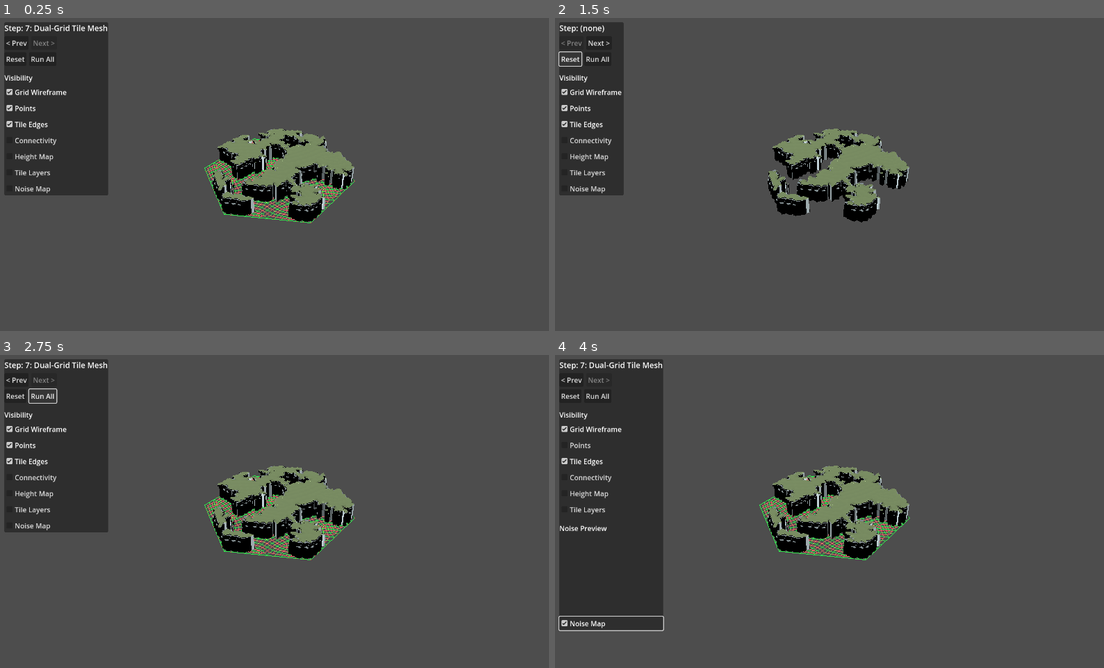
Above: before the commit, frames 1-4 (two rows, left to right).
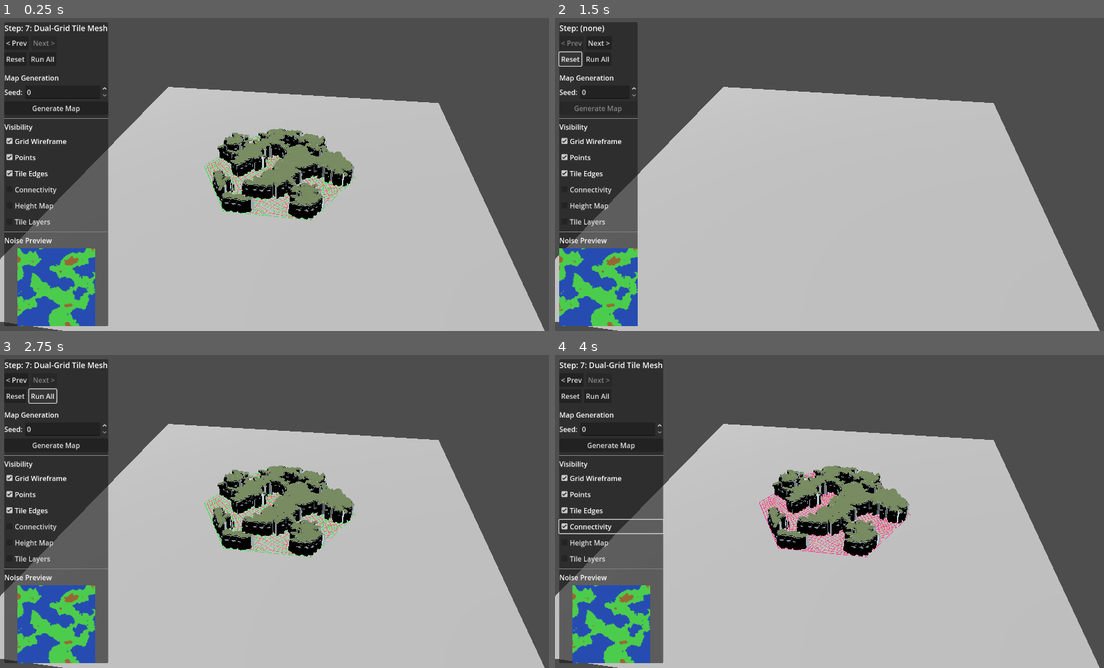
Above: after the commit, the same moments.

Repository: lucasbiancogs/map_generation
Game: Godot game, scene res://scenes/organic_grid.tscn
Same seed, same stepped clock (60 frames per second), same inputs: the game is played once before the commit and once after it.
Inputs (mouse positions are in pixels of both pictures, inside the frame that each line leads up to):
- Up to frame 1 (0.25 s): no input
- Up to frame 2 (1.5 s): click "< Prev" at 0.5 s; click "Reset" at 1.25 s
- Up to frame 3 (2.75 s): click "Run All" at 2 s
- Up to frame 4 (4 s): click (609, 445) at 2.75 s, where only the run after the commit has a clickable "Generate Map"; click (609, 527) at 3.5 s, where only the run before the commit has a clickable "Noise Map"

The runs differ from the first frame. In frame 1, 54% of the frame differs, in the area x 0-100%, y 18-100%; in frame 2, 61%, in the area x 0-100%, y 1-100%; in frame 3, 54%; in frame 4, 56%.

Commit message:
Add map generation controls to StepController UI
Add seed input, generate button, and reset/regenerate methods to
MapGeneration. StepController now resets map generation alongside
grid, and allows changing seed and regenerating the map on demand.

Diff:
--- a/scenes/organic_grid.tscn
+++ b/scenes/organic_grid.tscn
@@ -6,6 +6,7 @@
 [ext_resource type="Script" uid="uid://dgk776q3lhcem" path="res://scripts/grid_visualizer.gd" id="4_0chaf"]
 [ext_resource type="Script" uid="uid://kyknpmdof72h" path="res://scripts/step_controller.gd" id="5_dibcg"]
 [ext_resource type="Script" uid="uid://cvxviq117ve3p" path="res://scripts/tile_hover.gd" id="6_uk1j6"]
+[ext_resource type="PackedScene" uid="uid://c730m1a2almku" path="res://scenes/tiles/Water.tscn" id="7_enksl"]
 
 [node name="Main" type="Node3D"]
 
@@ -26,11 +27,12 @@
 layer_height = 1.0
 
 [node name="GridVisualizer" type="Node3D" parent="." node_paths=PackedStringArray("grid", "map_gen")]
+transform = Transform3D(1, 0, 0, 0, 1, 0, 0, 0, 1, 0, 0.5, 0)
 script = ExtResource("4_0chaf")
 grid = NodePath("../OrganicGrid")
 map_gen = NodePath("../MapGeneration")
 
-[node name="StepController" type="Control" parent="." node_paths=PackedStringArray("grid", "visualizer")]
+[node name="StepController" type="Control" parent="." node_paths=PackedStringArray("grid", "visualizer", "map_gen")]
 layout_mode = 3
 anchors_preset = 15
 anchor_right = 1.0
@@ -41,8 +43,12 @@
 script = ExtResource("5_dibcg")
 grid = NodePath("../OrganicGrid")
 visualizer = NodePath("../GridVisualizer")
+map_gen = NodePath("../MapGeneration")
 
 [node name="TileHover" type="Node3D" parent="." node_paths=PackedStringArray("_grid", "_map_gen")]
 script = ExtResource("6_uk1j6")
 _grid = NodePath("../OrganicGrid")
 _map_gen = NodePath("../MapGeneration")
+
+[node name="Water" parent="." instance=ExtResource("7_enksl")]
+transform = Transform3D(1, 0, 0, 0, 1, 0, 0, 0, 1, 0, 0.5, 0)
--- a/scenes/regular_grid.tscn
+++ b/scenes/regular_grid.tscn
@@ -29,7 +29,7 @@
 grid = NodePath("../RegularGrid")
 map_gen = NodePath("../MapGeneration")
 
-[node name="StepController" type="Control" parent="." node_paths=PackedStringArray("grid", "visualizer")]
+[node name="StepController" type="Control" parent="." node_paths=PackedStringArray("grid", "visualizer", "map_gen")]
 layout_mode = 3
 anchors_preset = 15
 anchor_right = 1.0
@@ -40,6 +40,7 @@
 script = ExtResource("5_onprj")
 grid = NodePath("../RegularGrid")
 visualizer = NodePath("../GridVisualizer")
+map_gen = NodePath("../MapGeneration")
 
 [node name="TileHover" type="Node3D" parent="." node_paths=PackedStringArray("_grid", "_map_gen")]
 script = ExtResource("6_mp2sy")
--- a/scenes/tiles/Water.tscn
+++ b/scenes/tiles/Water.tscn
@@ -5,3 +5,4 @@
 [node name="Water" type="Node3D"]
 
 [node name="Mesh" parent="." instance=ExtResource("1_mesh")]
+transform = Transform3D(3, 0, 0, 0, 1, 0, 0, 0, 3, 0, 0, 0)
--- a/scripts/map_generation.gd
+++ b/scripts/map_generation.gd
@@ -7,7 +7,7 @@
 ## Vertical distance between stacked layers.
 @export_range(0.1, 2.0) var layer_height: float = 0.5
 ## Maximum height a point can be set to.
-@export_range(1, 5) var max_height: int = 3
+@export_range(1, 5) var max_height: int = 2
 
 @export_group("Noise Height Map")
 ## Seed for Perlin noise generation.
@@ -18,7 +18,7 @@
 ## Each entry: {"noise": threshold, "height": level}. Must be sorted by noise ascending.
 @export var noise_height_thresholds: Array[Dictionary] = [
 	{"noise": 0.5, "height": 0},
-	{"noise": 0.8, "height": 1},
+	{"noise": 0.65, "height": 1},
 	{"noise": 1, "height": 2},
 ]
 
@@ -113,6 +113,24 @@
 	place_tiles()
 
 
+## Clears all generated map data (height map, tiles, noise).
+func reset() -> void:
+	height_map.clear()
+	noise_values.clear()
+	quad_tile_layers.clear()
+	_quad_canonical_corners.clear()
+	_quad_rotation_offsets.clear()
+	if _tiles_container:
+		_tiles_container.free()
+		_tiles_container = null
+
+
+## Regenerates everything from scratch using current settings.
+func regenerate() -> void:
+	reset()
+	_init_height_map()
+
+
 ## Generates the height map from Perlin noise using the configured thresholds.
 func _generate_noise_height_map() -> void:
 	var noise := FastNoiseLite.new()
--- a/scripts/step_controller.gd
+++ b/scripts/step_controller.gd
@@ -11,6 +11,9 @@
 var _next_button: Button
 var _reset_button: Button
 var _run_all_button: Button
+var _seed_input: SpinBox
+var _generate_button: Button
+var _noise_rect: TextureRect
 
 func _ready() -> void:
 	_build_ui()
@@ -18,6 +21,7 @@
 	# Wait for MapGeneration to finish (it awaits one frame after grid).
 	await get_tree().process_frame
 	await get_tree().process_frame
+	_refresh_noise_preview()
 	visualizer.refresh()
 	_update_ui()
 
@@ -32,6 +36,7 @@
 	var vbox := VBoxContainer.new()
 	vbox.add_theme_constant_override("separation", 6)
 
+	# --- Grid Steps ---
 	_step_label = Label.new()
 	_step_label.add_theme_font_size_override("font_size", 18)
 	vbox.add_child(_step_label)
@@ -66,9 +71,38 @@
 
 	vbox.add_child(hbox2)
 
-	# Visibility toggles.
-	var sep := HSeparator.new()
-	vbox.add_child(sep)
+	# --- Map Generation ---
+	vbox.add_child(HSeparator.new())
+
+	var map_label := Label.new()
+	map_label.text = "Map Generation"
+	map_label.add_theme_font_size_override("font_size", 16)
+	vbox.add_child(map_label)
+
+	var seed_hbox := HBoxContainer.new()
+	seed_hbox.add_theme_constant_override("separation", 6)
+
+	var seed_label := Label.new()
+	seed_label.text = "Seed:"
+	seed_hbox.add_child(seed_label)
+
+	_seed_input = SpinBox.new()
+	_seed_input.min_value = 0
+	_seed_input.max_value = 99999
+	_seed_input.step = 1
+	_seed_input.value = map_gen.noise_seed if map_gen else 0
+	_seed_input.size_flags_horizontal = Control.SIZE_EXPAND_FILL
+	seed_hbox.add_child(_seed_input)
+
+	vbox.add_child(seed_hbox)
+
+	_generate_button = Button.new()
+	_generate_button.text = "Generate Map"
+	_generate_button.pressed.connect(_on_generate)
+	vbox.add_child(_generate_button)
+
+	# --- Visibility Toggles ---
+	vbox.add_child(HSeparator.new())
 
 	var toggles_label := Label.new()
 	toggles_label.text = "Visibility"
@@ -100,31 +134,19 @@
 		visualizer.refresh()
 	)
 
-	# Noise preview image (hidden by default, shown via toggle).
-	var noise_sep := HSeparator.new()
-	noise_sep.visible = false
-	vbox.add_child(noise_sep)
+	# --- Noise Preview ---
+	vbox.add_child(HSeparator.new())
 
 	var noise_label := Label.new()
 	noise_label.text = "Noise Preview"
 	noise_label.add_theme_font_size_override("font_size", 16)
-	noise_label.visible = false
 	vbox.add_child(noise_label)
 
-	var noise_rect := TextureRect.new()
-	noise_rect.custom_minimum_size = Vector2(180, 180)
-	noise_rect.stretch_mode = TextureRect.STRETCH_KEEP_ASPECT_CENTERED
-	noise_rect.expand_mode = TextureRect.EXPAND_IGNORE_SIZE
-	noise_rect.visible = false
-	vbox.add_child(noise_rect)
-
-	_add_toggle(vbox, "Noise Map", false, func(toggled: bool):
-		noise_sep.visible = toggled
-		noise_label.visible = toggled
-		noise_rect.visible = toggled
-		if toggled and map_gen and noise_rect.texture == null:
-			noise_rect.texture = map_gen.generate_noise_preview()
-	)
+	_noise_rect = TextureRect.new()
+	_noise_rect.custom_minimum_size = Vector2(180, 180)
+	_noise_rect.stretch_mode = TextureRect.STRETCH_KEEP_ASPECT_CENTERED
+	_noise_rect.expand_mode = TextureRect.EXPAND_IGNORE_SIZE
+	vbox.add_child(_noise_rect)
 
 	panel.add_child(vbox)
 	add_child(panel)
@@ -152,6 +174,7 @@
 		return
 	_current_step -= 1
 	grid.reset()
+	map_gen.reset()
 	for step in range(1, _current_step + 1):
 		grid.run_step(step)
 	visualizer.refresh()
@@ -161,16 +184,40 @@
 func _on_reset() -> void:
 	_current_step = 0
 	grid.reset()
+	map_gen.reset()
 	visualizer.refresh()
 	_update_ui()
 
 
 func _on_run_all() -> void:
 	grid.reset()
+	map_gen.reset()
 	grid.run_all()
 	_current_step = OrganicGrid.TOTAL_STEPS
-	visualizer.refresh()
-	_update_ui()
+	map_gen.regenerate()
+	_refresh_noise_preview()
+	visualizer.refresh()
+	_update_ui()
+
+
+func _on_generate() -> void:
+	if not map_gen:
+		return
+	map_gen.noise_seed = int(_seed_input.value)
+	# Ensure grid is fully built before generating.
+	if _current_step < OrganicGrid.TOTAL_STEPS:
+		grid.reset()
+		grid.run_all()
+		_current_step = OrganicGrid.TOTAL_STEPS
+	map_gen.regenerate()
+	_refresh_noise_preview()
+	visualizer.refresh()
+	_update_ui()
+
+
+func _refresh_noise_preview() -> void:
+	if map_gen and _noise_rect:
+		_noise_rect.texture = map_gen.generate_noise_preview()
 
 
 func _update_ui() -> void:
@@ -181,3 +228,7 @@
 
 	_prev_button.disabled = _current_step <= 0
 	_next_button.disabled = _current_step >= OrganicGrid.TOTAL_STEPS
+	_generate_button.disabled = _current_step < OrganicGrid.TOTAL_STEPS
+
+	if map_gen:
+		_seed_input.value = map_gen.noise_seed
Not shown: 1 places in scenes/organic_grid.tscn that only renumber resources
